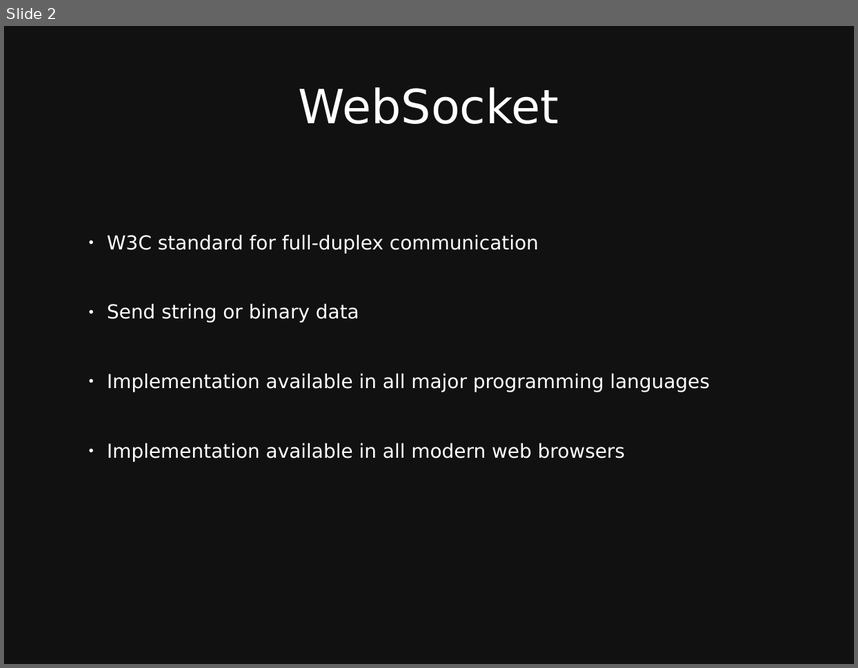
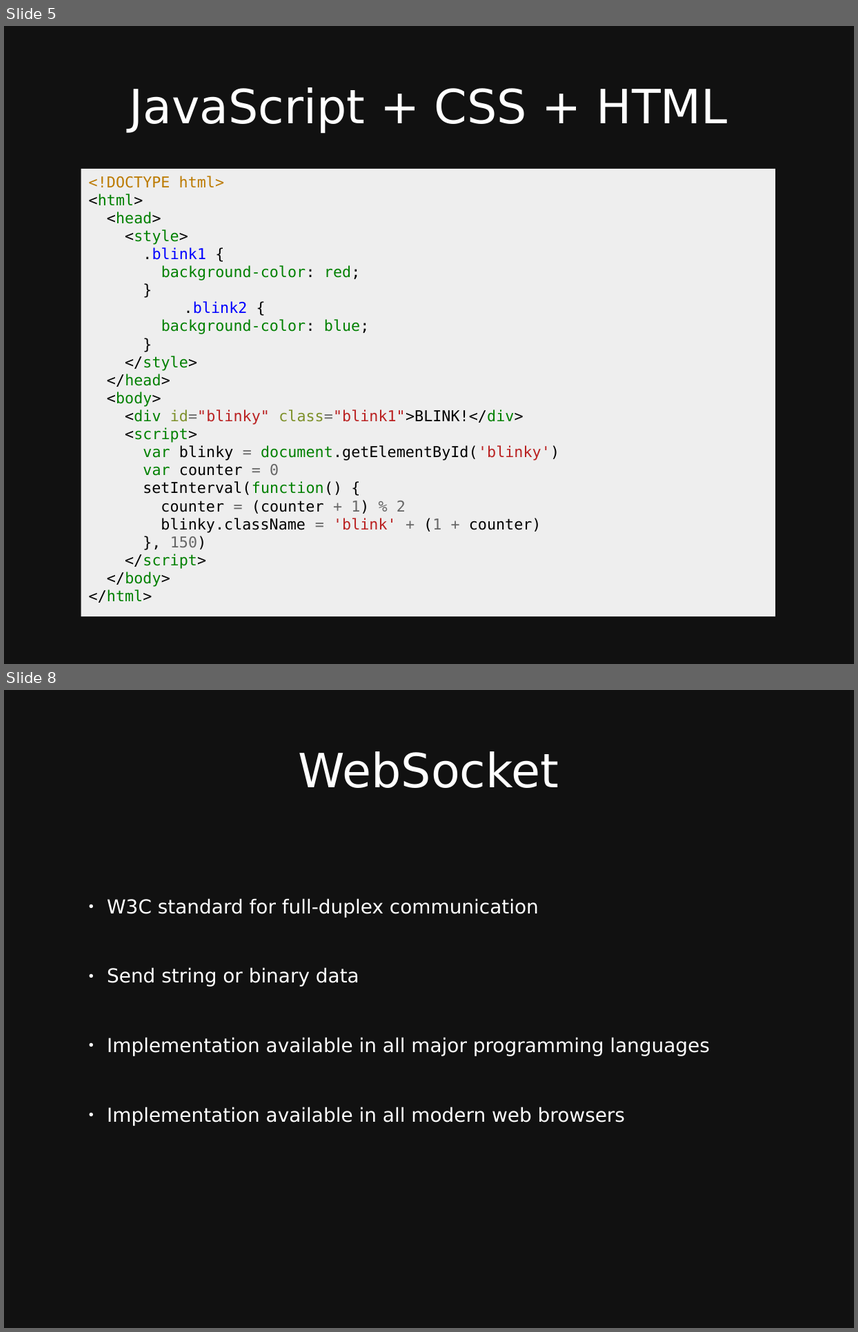
Before and after one commit to taylorbf/distributed-music-workshop, a slide deck: slides.odp. Shown one above the other, each under a label of ours: slide 2 before the commit, slides 5 and 8 after it; the slides between them are not shown. The pictures are 858x668 and 858x1332 pixels, drawn with LibreOffice and Linux fonts; fonts in the diff are those of the drawing. Boxes give left, top, right and bottom in pixels: in the first picture for what was removed or moved away, otherwise in the second. Text is boxed around its words. In the diff, an @@ line names an element or a change of style, - is before the commit and + after.

Commit message:
slides for html + css + js

```diff
--- a/slides.odp
+++ b/slides.odp
@@ slide 5 added at (x1=4, y1=26, x2=854, y2=664), background #111111 @@
@@ title added at (x1=129, y1=87, x2=728, y2=133), 44 pt, text #FFFFFF @@
+JavaScript + CSS + HTML
@@ rectangle added at (x1=81, y1=169, x2=775, y2=617), fill #EEEEEE, 14 pt, text #000000 @@
+<!DOCTYPE html>
+<html>
+<head>
+<style>
+.blink1 {
+background-color: red;
+}
+.blink2 {
+background-color: blue;
+}
+</style>
+</head>
+<body>
+<div id="blinky" class="blink1">BLINK!</div>
+<script>
+var blinky = document.getElementById('blinky')
+var counter = 0
+setInterval(function() {
+counter = (counter + 1) % 2
+blinky.className = 'blink' + (1 + counter)
+}, 150)
+</script>
+</body>
+</html>
@@ what was slide 2 is now slide 8 @@
```
Also in this commit, not shown: 1 slide changed, 6 other slides added, 1 slide removed.
